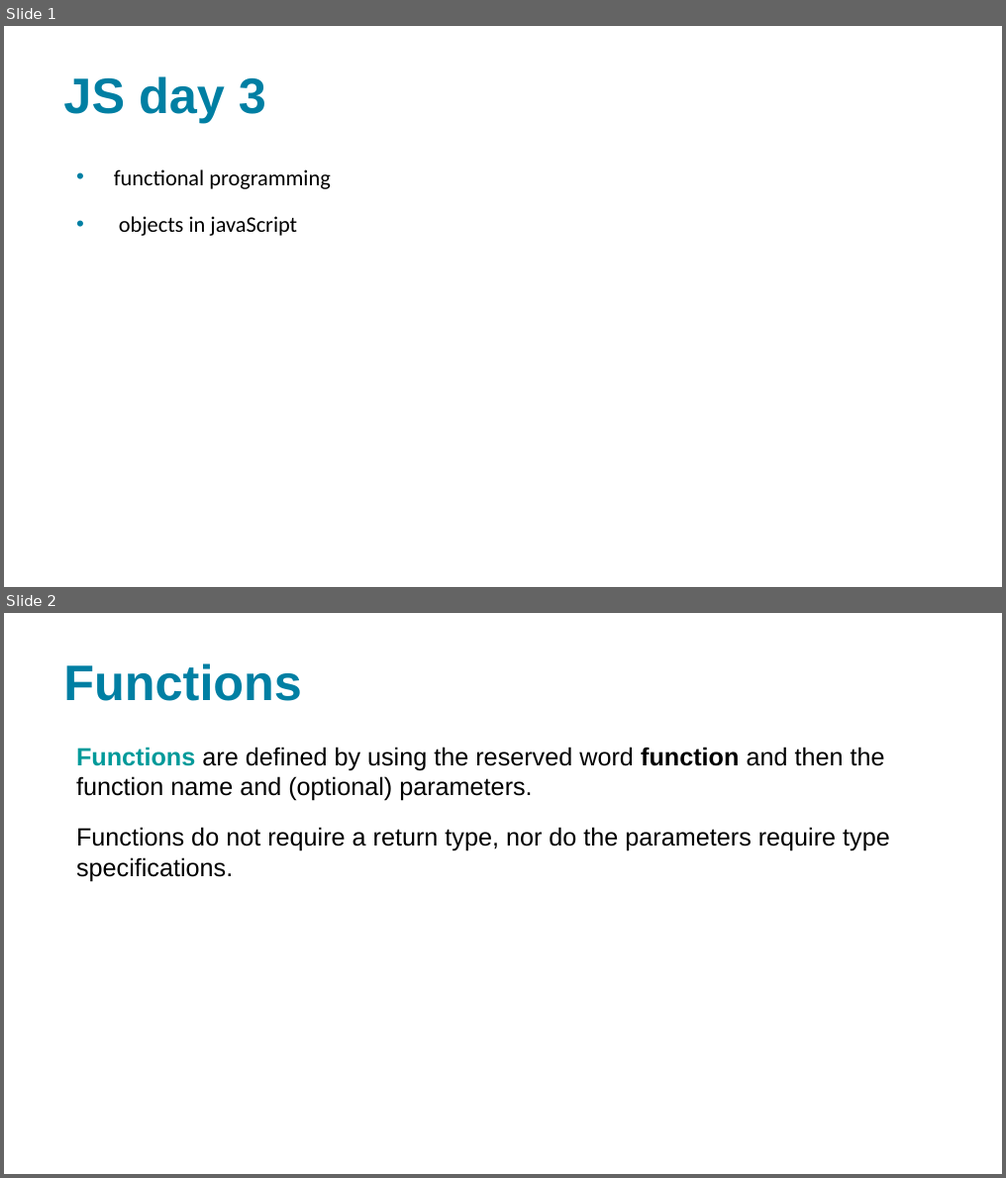
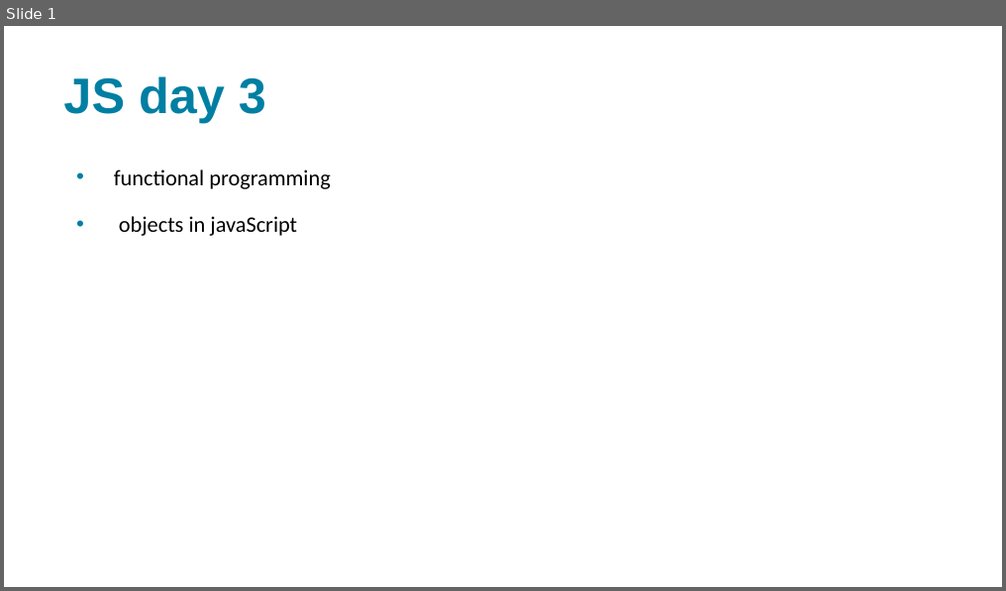
Before and after one commit to xbibogo/MMD24, a slide deck: semester2 PPT/uge 9 js del3.pptx. Shown one above the other, each under a label of ours: slides 1 and 2 before the commit, slide 1 after it. The pictures are 1006x1178 and 1006x591 pixels, drawn with LibreOffice and Linux fonts; fonts in the diff are those of the drawing. Boxes give left, top, right and bottom in pixels: in the first picture for what was removed or moved away, otherwise in the second. Text is boxed around its words. In the diff, an @@ line names an element or a change of style, - is before the commit and + after.

```diff
--- a/semester2 PPT/uge 9 js del3.pptx
+++ b/semester2 PPT/uge 9 js del3.pptx
@@ slide 2 removed at <box>4,613,1002,1174</box>, background #FFFFFF @@
@@ title removed at <box>63,663,302,701</box> @@
-Functions
@@ text removed at <box>76,747,890,881</box> @@
-Functions are defined by using the reserved word function and then the function name and (optional) parameters.
-Functions do not require a return type, nor do the parameters require type specifications.
```
Also in this commit, not shown: 4 other slides removed, 4 other files.
